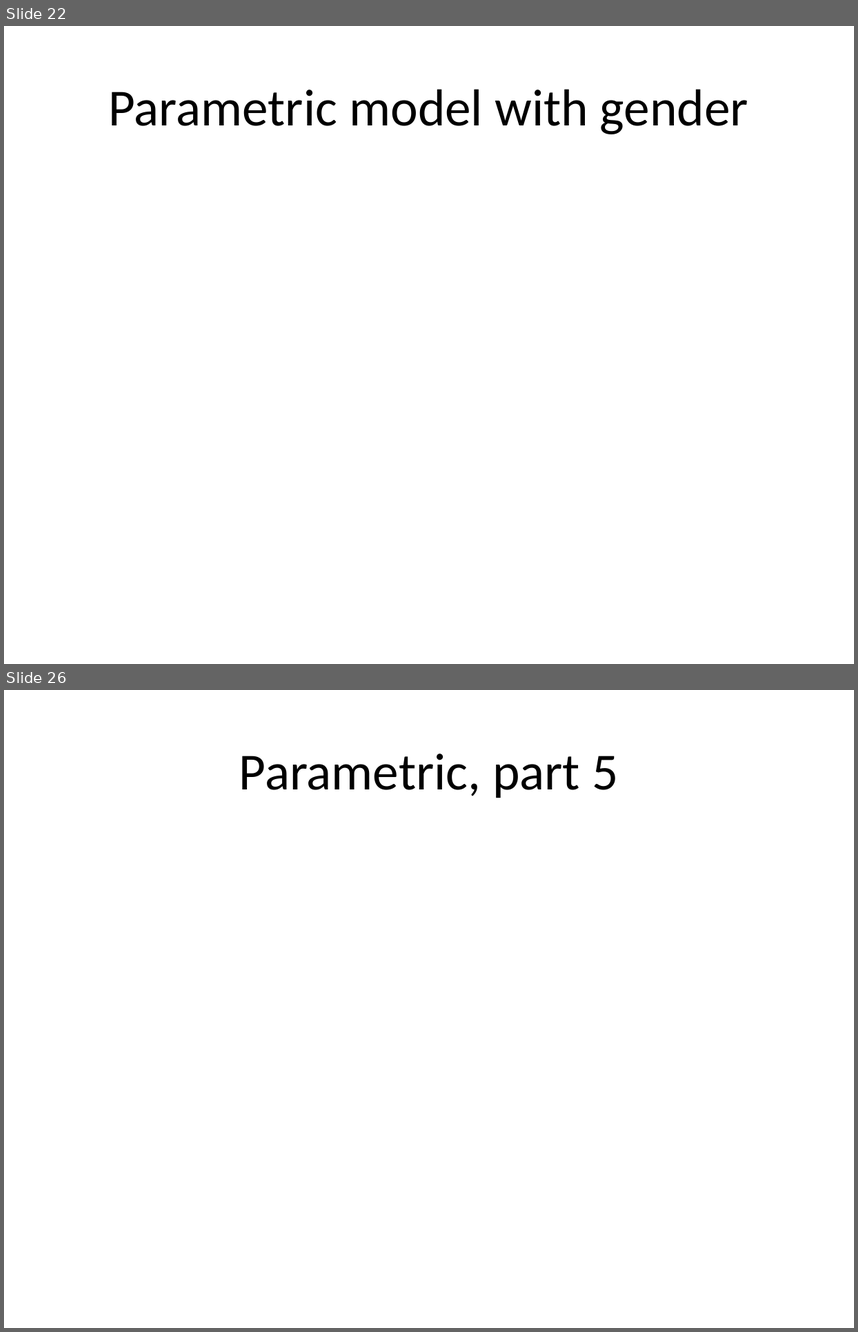
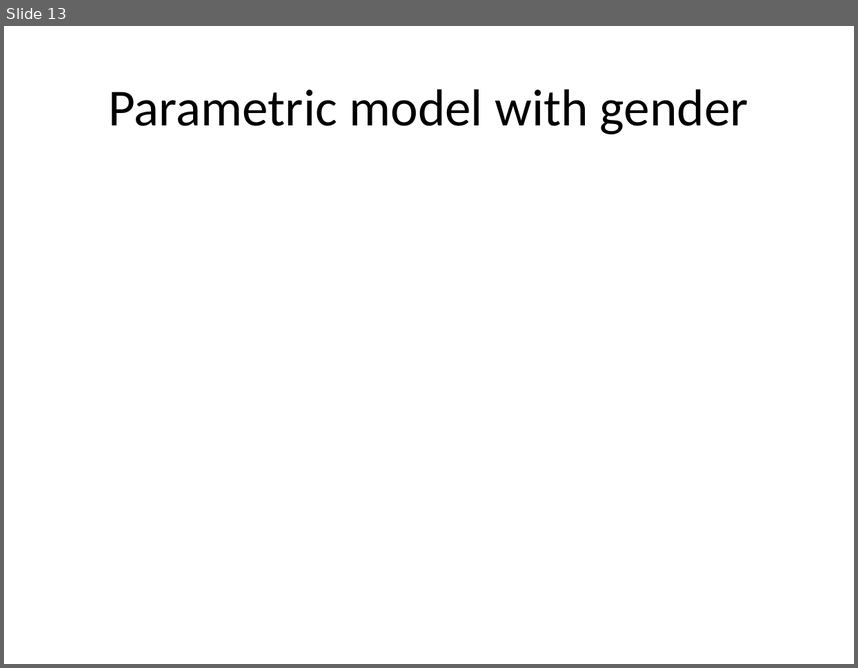
Before and after one commit to pmean/survival-lecture5, a slide deck: r/ppt5a.pptx. Shown one above the other, each under a label of ours: slides 22 and 26 before the commit, slide 13 after it; the slides between them are not shown. The pictures are 858x1332 and 858x668 pixels, drawn with LibreOffice and Linux fonts; fonts in the diff are those of the drawing. Boxes give left, top, right and bottom in pixels: in the first picture for what was removed or moved away, otherwise in the second. Text is boxed around its words. In the diff, an @@ line names an element or a change of style, - is before the commit and + after.

```diff
--- a/r/ppt5a.pptx
+++ b/r/ppt5a.pptx
@@ slide 26 removed at bbox=[4, 690, 854, 1328], background #FFFFFF @@
@@ title removed at bbox=[239, 753, 618, 798] @@
-Parametric, part 5
@@ what was slide 22 is now slide 13 @@
```
Also in this commit, not shown: 3 slides changed, 17 slides added, 22 other slides removed, 3 other files.
